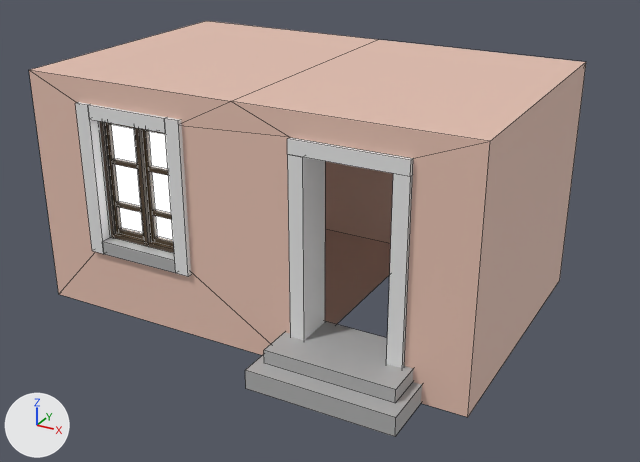
Renders of the FBX model Assets/Assets/Walls/Walls/Building_06_Door.fbx from each side of a commit.
The view is the same before and after, from a camera (50 mm lens) standing at (8.06, -7.48, 5.38) and looking at (3.2, 1.36, 0.97). Arrows for +X, +Y and +Z are at lower left; the lights stay in place. Mesh edges are drawn as thin lines. Where no turn or scale is listed for an object, it has been applied to the vertices.

The scene before the commit, as lines of its bpy script (objects in view):
```python
me_scene_008 = bpy.data.meshes.new('Scene.008')
me_scene_008.from_pydata(...)  # 914 vertices, 798 faces; spans x 0.0..5.7, y -0.67..3.6, z -0.1..2.9
# faces by material slot: [32, 15, 1, 90, 644, 16]
me_scene_008.materials.append(mat_m_concretewhite)  # white #e7e7e7
me_scene_008.materials.append(mat_m_concretegrey)  # grey #afafaf
me_scene_008.materials.append(mat_m_frostedglass2)  # white #ffffff
me_scene_008.materials.append(mat_m_wood)  # picture img_am109_008_eu_wood_color_jpg
me_scene_008.materials.append(mat_curtains)  # its picture is missing
me_scene_008.materials.append(mat_m_wall)  # beige #e7c2b2
ob_building_06_door = bpy.data.objects.new('Building_06_Door', me_scene_008)
ob_building_06_door.location = (0.0, 0.0, 0.0)
```
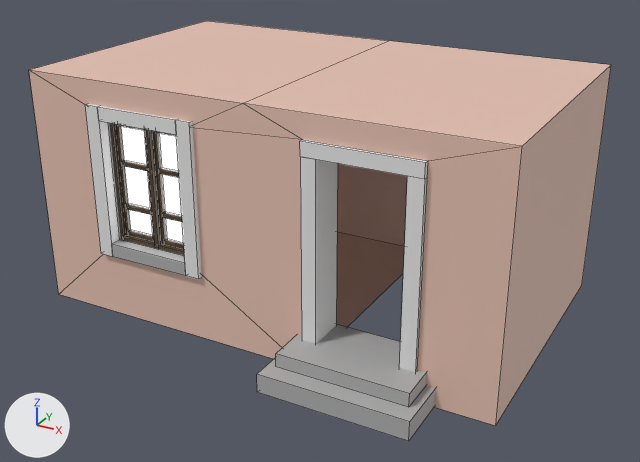
Changed parts and their boxes (x1, y1, x2, y2) in the pictures (640 x 462 px; the box of a moved part takes in the faces that stretch with it):
'Building_06_Door', reshaped
    before: (29, 21, 586, 437)
    after: (29, 21, 611, 441)
part 1 of me_scene_008, moved or reshaped
    before: (245, 354, 422, 437)
    after: (257, 357, 435, 441)
part 2 of me_scene_008, moved or reshaped
    before: (264, 321, 413, 403)
    after: (276, 324, 427, 407)
part 3 of me_scene_008, moved or reshaped
    before: (75, 102, 191, 277)
    after: (85, 104, 202, 279)
part 4 of me_scene_008, moved or reshaped
    before: (287, 138, 413, 368)
    after: (300, 140, 428, 372)
part 5 of me_scene_008, moved or reshaped
    before: (111, 125, 173, 240)
    after: (121, 126, 184, 243)
part 6 of me_scene_008, moved or reshaped
    before: (105, 122, 174, 247)
    after: (115, 124, 184, 249)
part 7 of me_scene_008, moved or reshaped
    before: (116, 201, 141, 212)
    after: (125, 203, 151, 215)
part 8 of me_scene_008, moved or reshaped
    before: (112, 158, 137, 169)
    after: (121, 160, 148, 171)
part 9 of me_scene_008, moved or reshaped
    before: (152, 210, 172, 220)
    after: (162, 212, 182, 222)
part 10 of me_scene_008, moved or reshaped
    before: (148, 166, 169, 176)
    after: (159, 168, 179, 178)
part 11 of me_scene_008, moved or reshaped
    before: (99, 121, 174, 253)
    after: (109, 123, 185, 256)
part 12 of me_scene_008, moved or reshaped
    before: (29, 70, 290, 355)
    after: (29, 70, 302, 359)
part 13 of me_scene_008, moved or reshaped
    before: (325, 229, 391, 324)
    after: (336, 232, 405, 327)
part 14 of me_scene_008, moved or reshaped
    before: (30, 21, 586, 243)
    after: (30, 21, 610, 246)
part 15 of me_scene_008, moved or reshaped
    before: (231, 63, 586, 417)
    after: (244, 65, 611, 426)

The change, as a diff of the scene's bpy script:
```diff
--- a/Assets/Assets/Walls/Walls/Building_06_Door.fbx.py
+++ b/Assets/Assets/Walls/Walls/Building_06_Door.fbx.py
@@ me_scene_008 @@
 me_scene_008.from_pydata(...)  # 914 vertices, 798 faces; spans x 0.0..5.7, y -0.67..3.6, z -0.1..2.9
 # used by ob_building_06_door; location = (0.0, 0.0, 0.0)
+# me_scene_008 part 1: the loose piece of 8 vertices spanning x 3.38..5.17, y -0.67..0.44, z -0.1..0.13 is moved by (0.15, 0.0, 0.0)
+# me_scene_008 part 2: the loose piece of 8 vertices spanning x 3.49..5.07, y -0.44..0.44, z 0.13..0.3 is moved by (0.15, 0.0, 0.0)
+# me_scene_008 part 3: the loose piece of 24 vertices spanning x 0.74..2.22, y -0.06..0.22, z 0.72..2.61 is moved by (0.15, 0.0, 0.0)
+# me_scene_008 part 4: the loose piece of 20 vertices spanning x 3.59..4.96, y -0.06..0.43, z 0.17..2.61 is moved by (0.15, 0.0, 0.0)
+# me_scene_008 part 5: the loose piece of 4 vertices spanning x 0.92..2.03, y 0.22, z 0.86..2.46 is moved by (0.15, 0.0, 0.0)
+# me_scene_008 part 6: the loose piece of 54 vertices spanning x 0.95..2.01, y 0.11..0.22, z 0.87..2.39 is moved by (0.15, 0.0, 0.0)
+# me_scene_008 part 7: the loose piece of 8 vertices spanning x 1.0..1.39, y 0.17..0.22, z 1.28..1.34 is moved by (0.15, 0.0, 0.0)
+# me_scene_008 part 8: the loose piece of 8 vertices spanning x 1.0..1.39, y 0.17..0.22, z 1.84..1.89 is moved by (0.15, 0.0, 0.0)
+# me_scene_008 part 9: the loose piece of 8 vertices spanning x 1.56..1.95, y 0.17..0.22, z 1.28..1.34 is moved by (0.15, 0.0, 0.0)
+# me_scene_008 part 10: the loose piece of 8 vertices spanning x 1.56..1.95, y 0.17..0.22, z 1.84..1.89 is moved by (0.15, 0.0, 0.0)
+# me_scene_008 part 11: the loose piece of 24 vertices spanning x 0.91..2.05, y 0.11..0.17, z 0.87..2.45 is moved by (0.15, 0.0, 0.0)
+# me_scene_008 part 12: all 9 vertices in x 0.86..4.96, y 0.0, z -0.1..2.9 are moved by (0.15, 0.0, 0.0)
+# me_scene_008 part 13: all 2 vertices in x 3.59..4.96, y 3.6, z -0.1 are moved by (0.15, 0.0, 0.0)
+# me_scene_008 part 14: the 1 vertex in x 2.88, y 3.6, z 2.9 is moved by (0.15, 0.0, 0.0)
+# me_scene_008 part 15: all 4 vertices in x 5.7, y 0.0..3.6, z -0.1..2.9 are moved by (0.3, 0.0, 0.0)
 me_scene_008.materials.append(mat_m_concretewhite)
```
